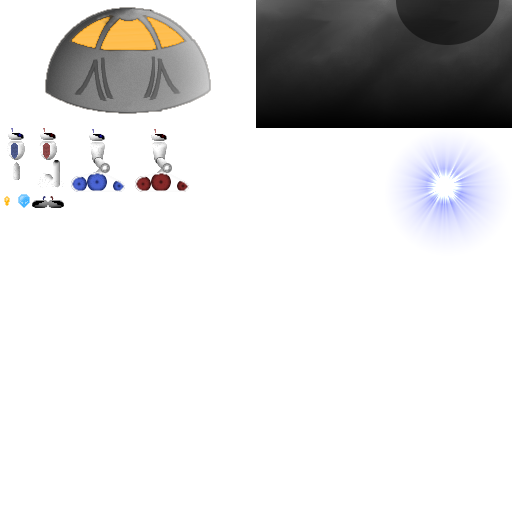
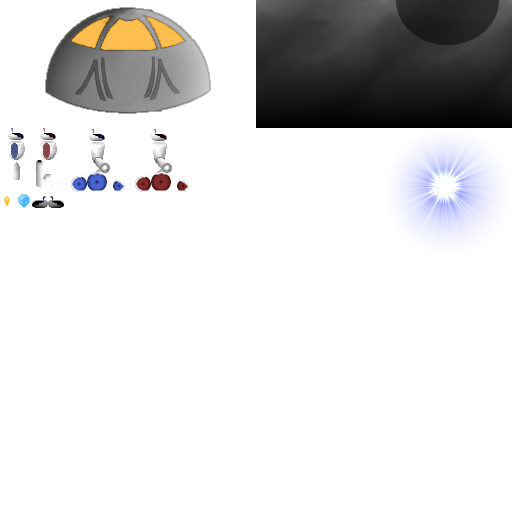
Layered file, before and after one edit (512×512). Changes by layer:
painted on "Background" over [36, 160, 60, 187]
